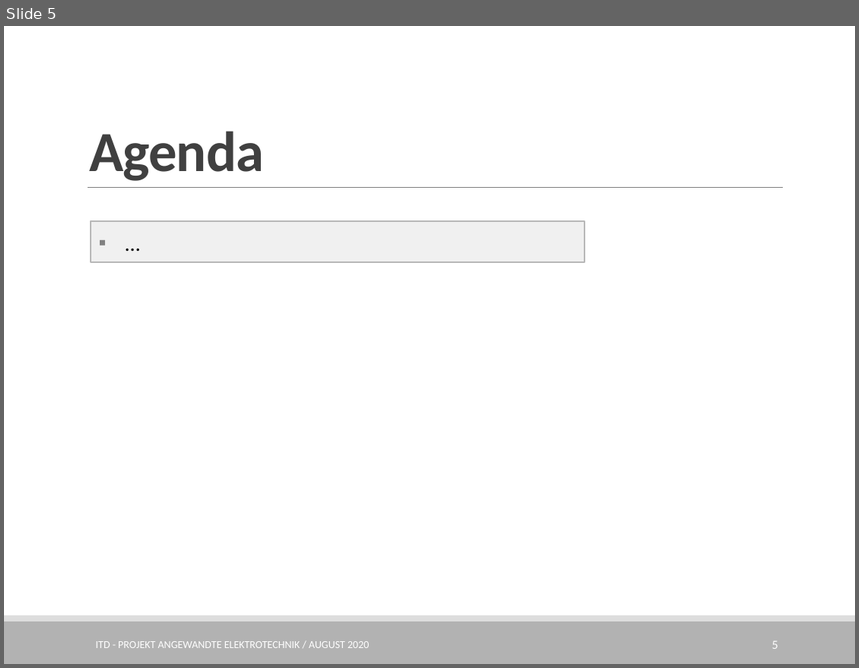
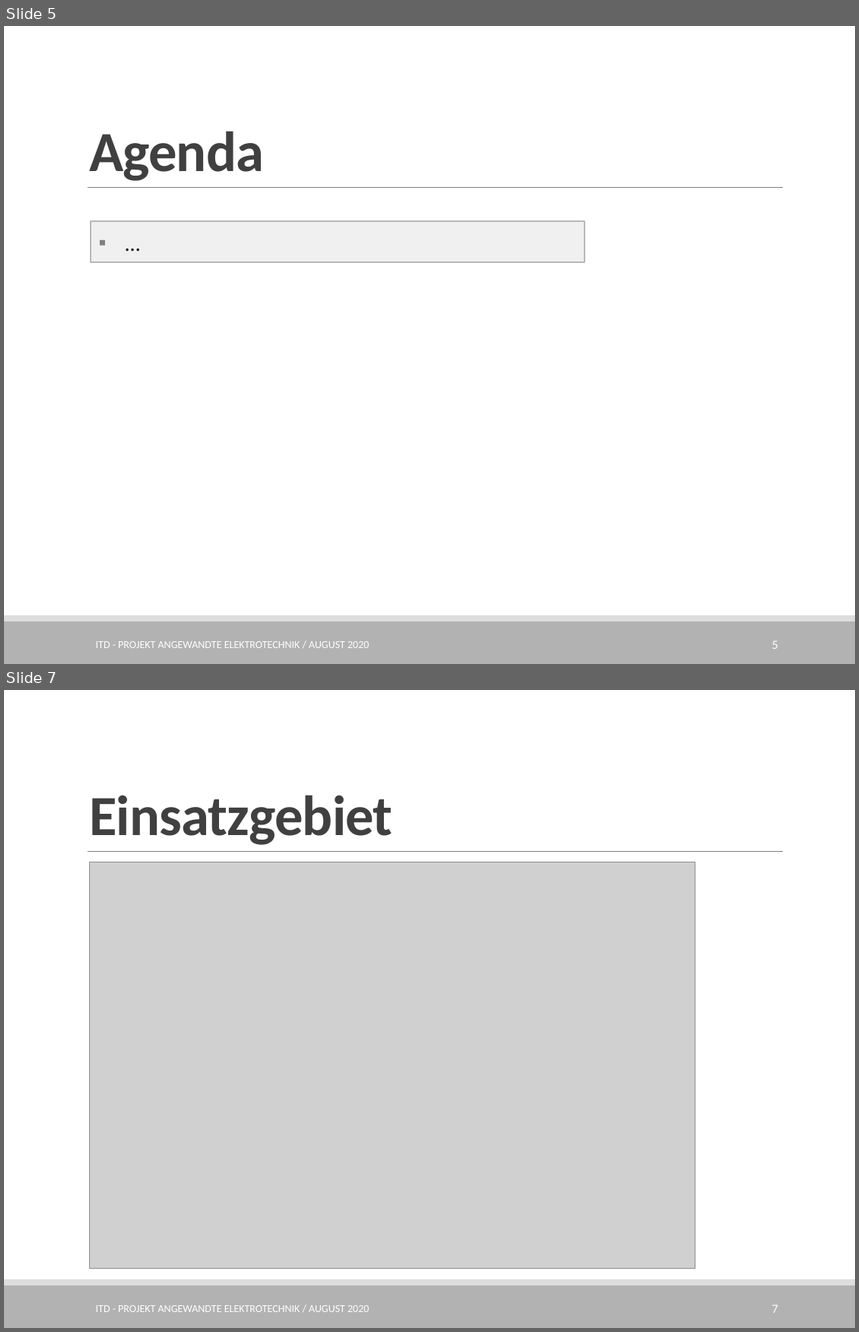
Before and after one commit to BrunoBerger/Rescue-Robot, a slide deck: Präsentation/Project_RescueRobot.pptx. Shown one above the other, each under a label of ours: slide 5 before the commit, slides 5 and 7 after it; the slides between them are not shown. The pictures are 859x668 and 859x1332 pixels, drawn with LibreOffice and Linux fonts; fonts in the diff are those of the drawing; grey boxes stand for pictures; background and template pictures are left out. Boxes give left, top, right and bottom in pixels: in the first picture for what was removed or moved away, otherwise in the second. Text is boxed around its words. In the diff, an @@ line names an element or a change of style, - is before the commit and + after.

```diff
--- a/Präsentation/Project_RescueRobot.pptx
+++ b/Präsentation/Project_RescueRobot.pptx
@@ slide 7 added at box(4, 690, 855, 1328), background #FFFFFF; not listed: 3 template elements that a slide beside it also shows @@
@@ title added at box(89, 795, 393, 845), 48 pt, text #404040, bold @@
+Einsatzgebiet
@@ picture added at box(89, 862, 695, 1269) @@
@@ text added at box(96, 1306, 369, 1312), 9 pt, text #FFFFFF @@
+ITD - PROJEKT ANGEWANDTE ELEKTROTECHNIK / AUGUST 2020
@@ page number added at box(772, 1306, 778, 1313), 10.5 pt, text #FFFFFF @@
+7
```
Also in this commit, not shown: 3 slides changed, 2 other slides added, 6 other files.
